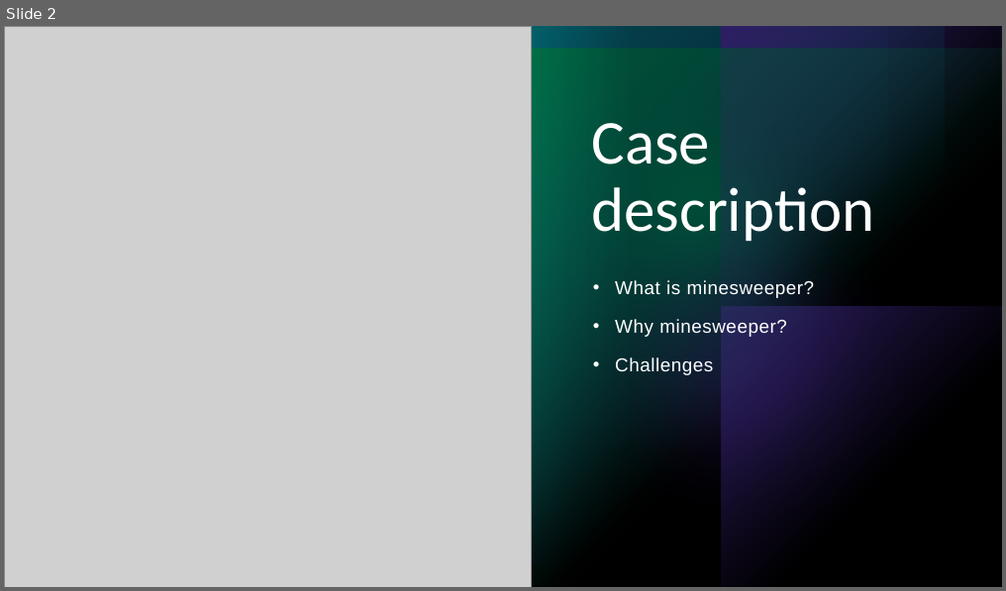
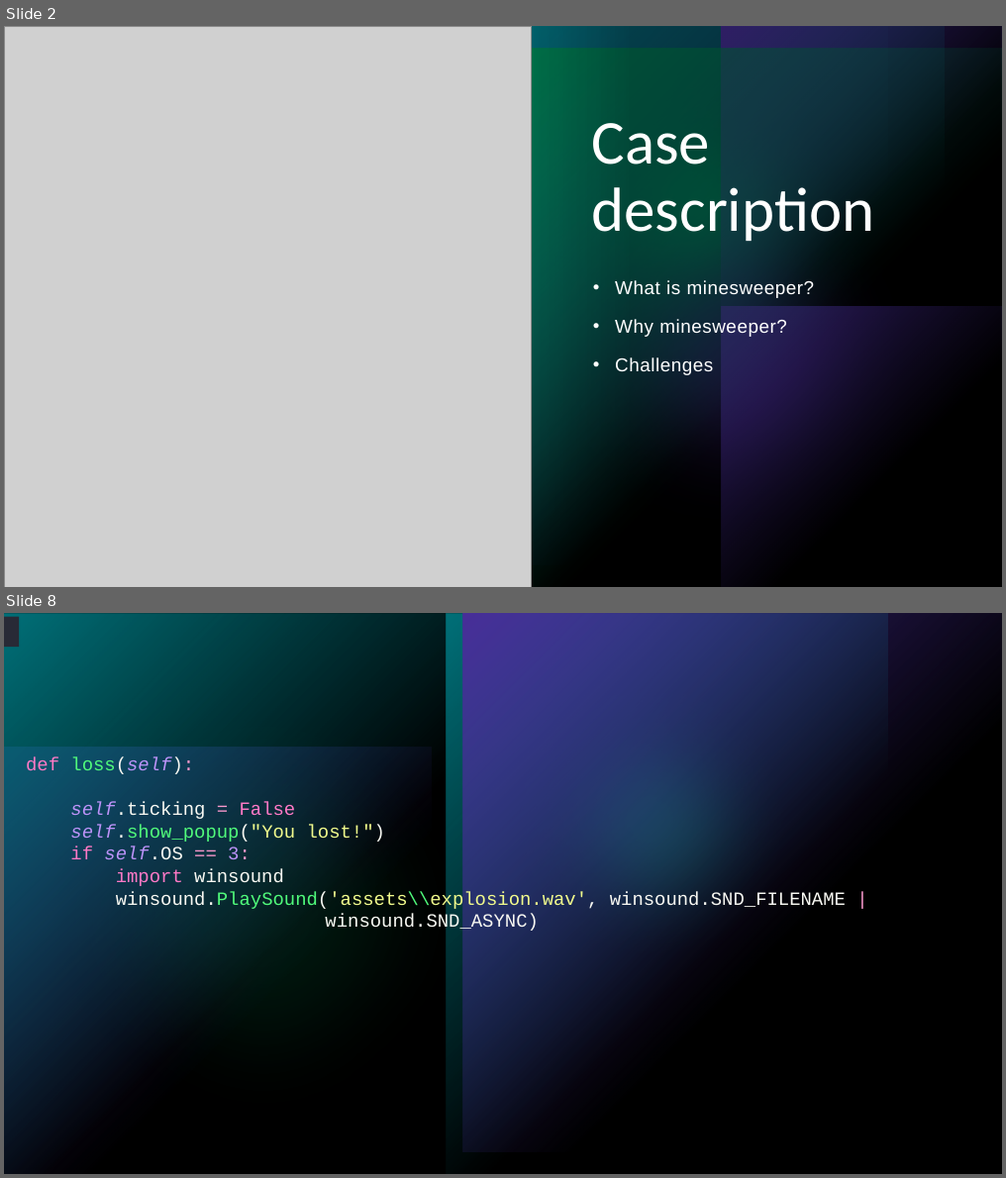
Before and after one commit to ashkakrist/Minesweeper, a slide deck: presentation/presentation_group_4.pptx. Shown one above the other, each under a label of ours: slide 2 before the commit, slides 2 and 8 after it; the slides between them are not shown. The pictures are 1006x591 and 1006x1178 pixels, drawn with LibreOffice and Linux fonts; fonts in the diff are those of the drawing; grey boxes stand for pictures. Boxes give left, top, right and bottom in pixels: in the first picture for what was removed or moved away, otherwise in the second. Text is boxed around its words. In the diff, an @@ line names an element or a change of style, - is before the commit and + after.

```diff
--- a/presentation/presentation_group_4.pptx
+++ b/presentation/presentation_group_4.pptx
@@ slide 8 added at (4,613,1002,1174), background #000000; not listed: 7 template elements that a slide beside it also shows @@
@@ rectangle added at (4,617,19,647), fill #282A36 @@
@@ text added at (26,757,846,933), 18 pt, text #F8F8F2 @@
+def loss(self):
+self.ticking = False
+self.show_popup("You lost!")
+if self.OS == 3:
+import winsound
+winsound.PlaySound('assets\\explosion.wav', winsound.SND_FILENAME | winsound.SND_ASYNC)
```
Also in this commit, not shown: 4 slides changed, 1 other slide added.
